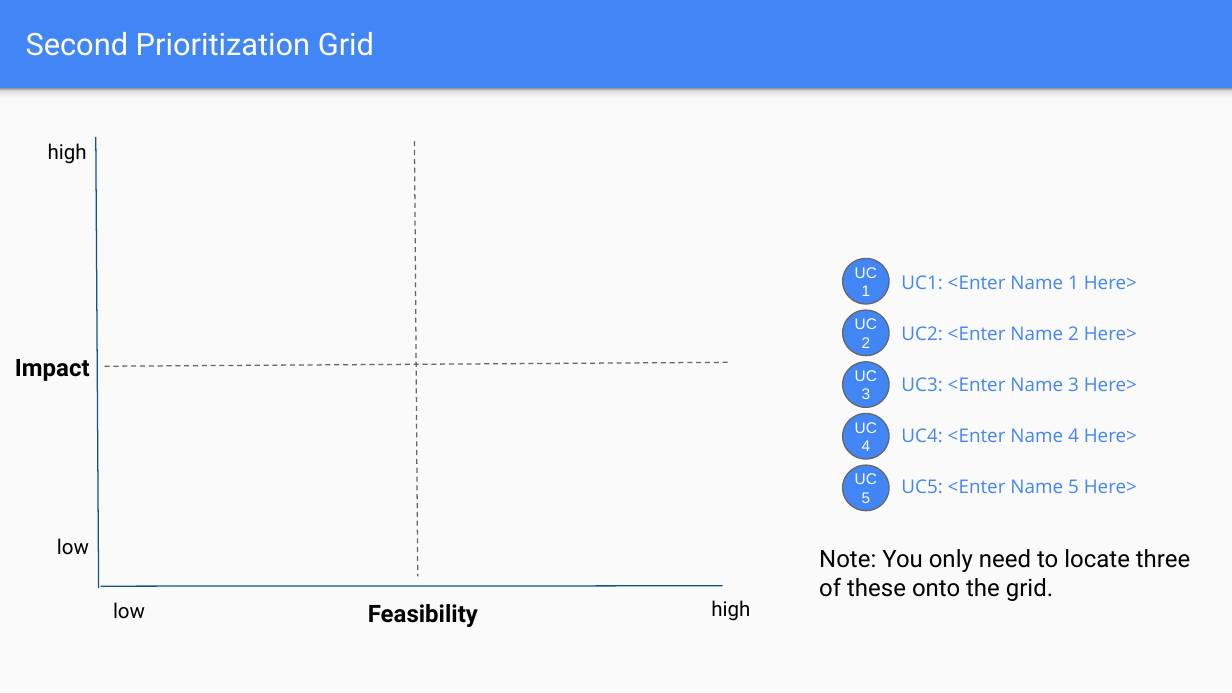
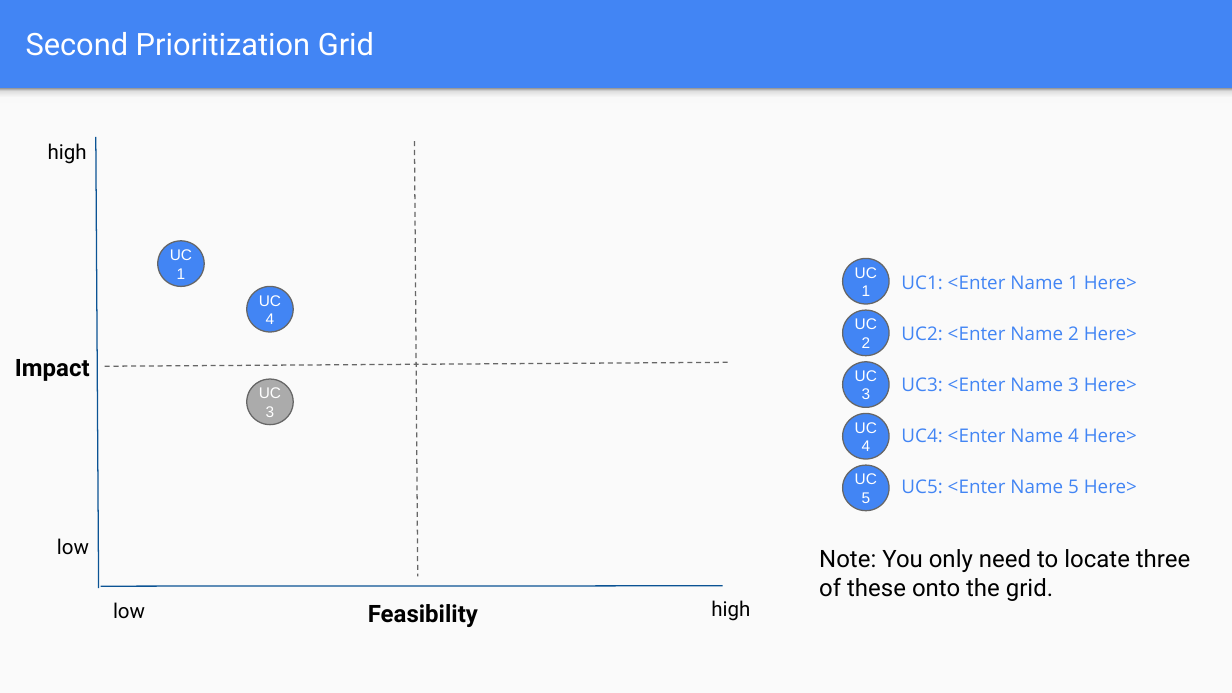
Before and after one commit to mohandesosama/Delivering-an-ML-AI-Strategy, a slide deck: slide 16 of 02_project-steps-aibl.pptx. Drawn at 1232x693 pixels with LibreOffice and Linux fonts; fonts in the diff are those of the drawing. Boxes give left, top, right and bottom in pixels: in the first picture for what was removed or moved away, otherwise in the second. Text is boxed around its words. In the diff, an @@ line names an element or a change of style, - is before the commit and + after.

```diff
--- a/02_project-steps-aibl.pptx
+++ b/02_project-steps-aibl.pptx
@@ ellipse added at [158, 241, 205, 287], fill #4285F4, outline #666666 0.75 pt, 9 pt, text #FFFFFF @@
+UC
+1
@@ ellipse added at [246, 287, 293, 333], fill #4285F4, outline #666666 0.75 pt, 9 pt, text #FFFFFF @@
+UC
+4
@@ ellipse added at [246, 379, 293, 425], fill #ABABAB, outline #666666 0.75 pt, 9 pt, text #FFFFFF @@
+UC
+3
```
Also in this commit, not shown: 2 other slides changed, 1 other file.
